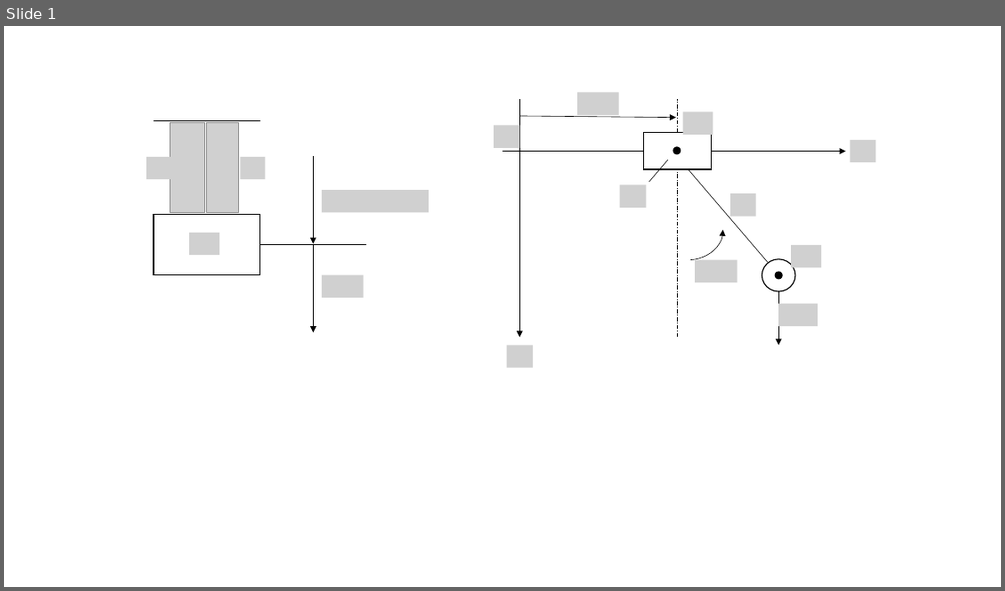
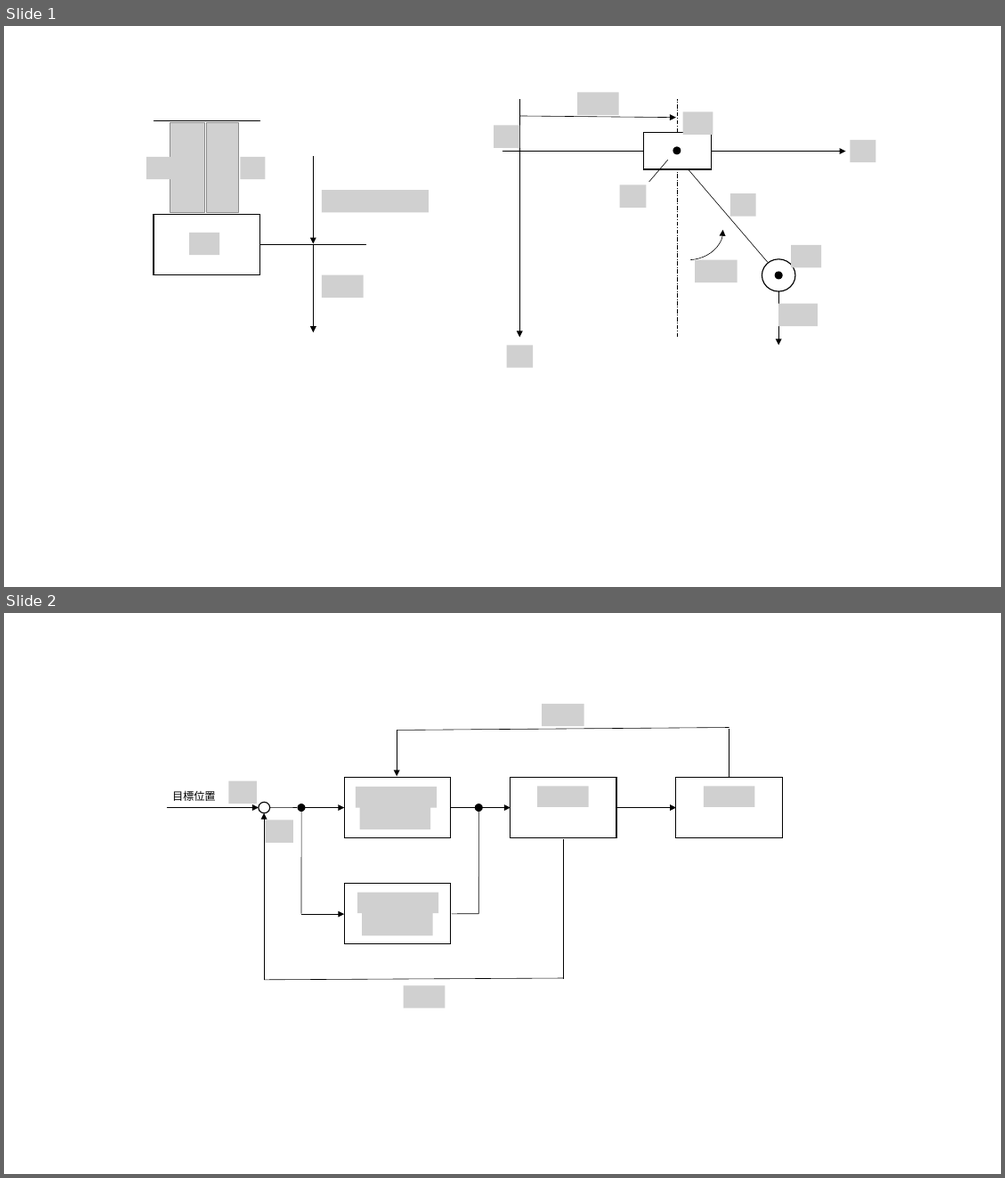
Before and after one commit to waarrk/scilab_numerical_simulation, a slide deck: model/model.pptx. Shown one above the other, each under a label of ours: slide 1 before the commit, slides 1 and 2 after it. The pictures are 1005x591 and 1005x1178 pixels, drawn with LibreOffice and Linux fonts; fonts in the diff are those of the drawing; grey boxes stand for pictures. Boxes give left, top, right and bottom in pixels: in the first picture for what was removed or moved away, otherwise in the second. Text is boxed around its words. In the diff, an @@ line names an element or a change of style, - is before the commit and + after.

```diff
--- a/model/model.pptx
+++ b/model/model.pptx
@@ slide 2 added at <box>4,613,1001,1174</box>, background #FFFFFF @@
@@ picture added at <box>542,704,583,726</box> @@
@@ arrow added from (396, 730) to (396, 776), #000000 0.5 pt @@
@@ line added from (729, 728) to (396, 730), #000000 0.5 pt @@
@@ line added from (729, 778) to (729, 729), #000000 0.5 pt @@
@@ text added at <box>172,790,216,801</box>, 10.5 pt, text #000000 @@
+目標位置
@@ picture added at <box>229,781,258,803</box> @@
@@ rectangle added at <box>344,778,451,838</box>, outline #000000 1 pt @@
@@ picture added at <box>356,787,437,807</box> @@
@@ rectangle added at <box>510,778,616,838</box>, outline #000000 1 pt @@
@@ picture added at <box>537,787,589,807</box> @@
@@ rectangle added at <box>676,778,783,838</box>, outline #000000 1 pt @@
@@ picture added at <box>704,787,755,807</box> @@
@@ arrow added from (166, 807) to (259, 807), #000000 0.5 pt @@
@@ ellipse added at <box>259,803,269,813</box>, fill #FFFFFF, outline #000000 1 pt @@
@@ arrow added from (264, 980) to (264, 813), #000000 0.5 pt @@
@@ picture added at <box>265,820,293,843</box> @@
@@ line added from (297, 807) to (270, 807), #000000 0.5 pt @@
@@ ellipse added at <box>297,803,306,811</box>, fill #000000 @@
@@ arrow added from (301, 807) to (344, 807), #000000 0.5 pt @@
@@ line added from (301, 914) to (301, 807), #000000 0.5 pt @@
@@ picture added at <box>360,807,431,829</box> @@
@@ arrow added from (451, 807) to (510, 807), #000000 0.5 pt @@
@@ ellipse added at <box>474,803,483,811</box>, fill #000000 @@
@@ line added from (479, 914) to (479, 807), #000000 0.5 pt @@
@@ arrow added from (616, 807) to (676, 807), #000000 0.5 pt @@
@@ line added from (563, 979) to (563, 839), #000000 0.5 pt @@
@@ rectangle added at <box>344,883,451,943</box>, outline #000000 1 pt @@
@@ picture added at <box>357,892,439,913</box> @@
@@ arrow added from (301, 915) to (344, 915), #000000 0.5 pt @@
@@ picture added at <box>362,913,433,935</box> @@
@@ line added from (479, 914) to (451, 914), #000000 0.5 pt @@
@@ line added from (563, 978) to (264, 980), #000000 0.5 pt @@
@@ picture added at <box>404,985,445,1008</box> @@
```
Also in this commit, not shown: 7 other files.
